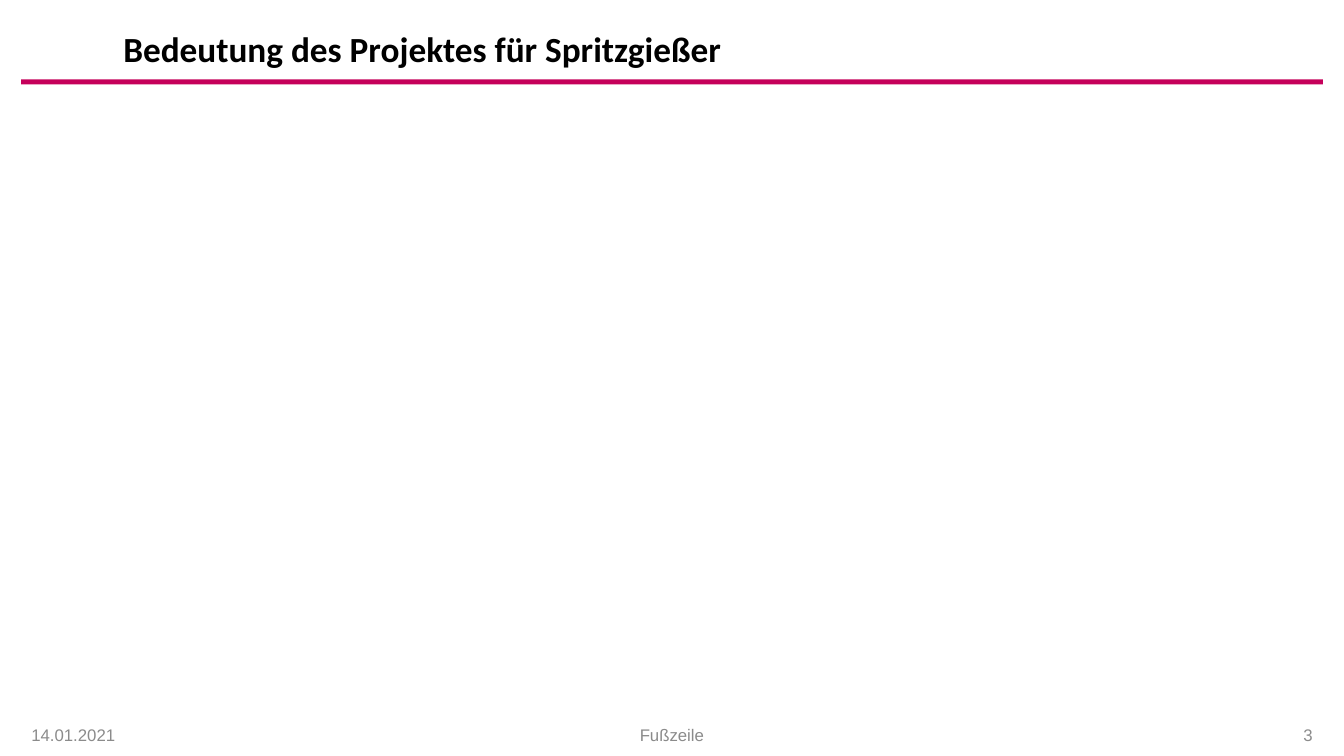
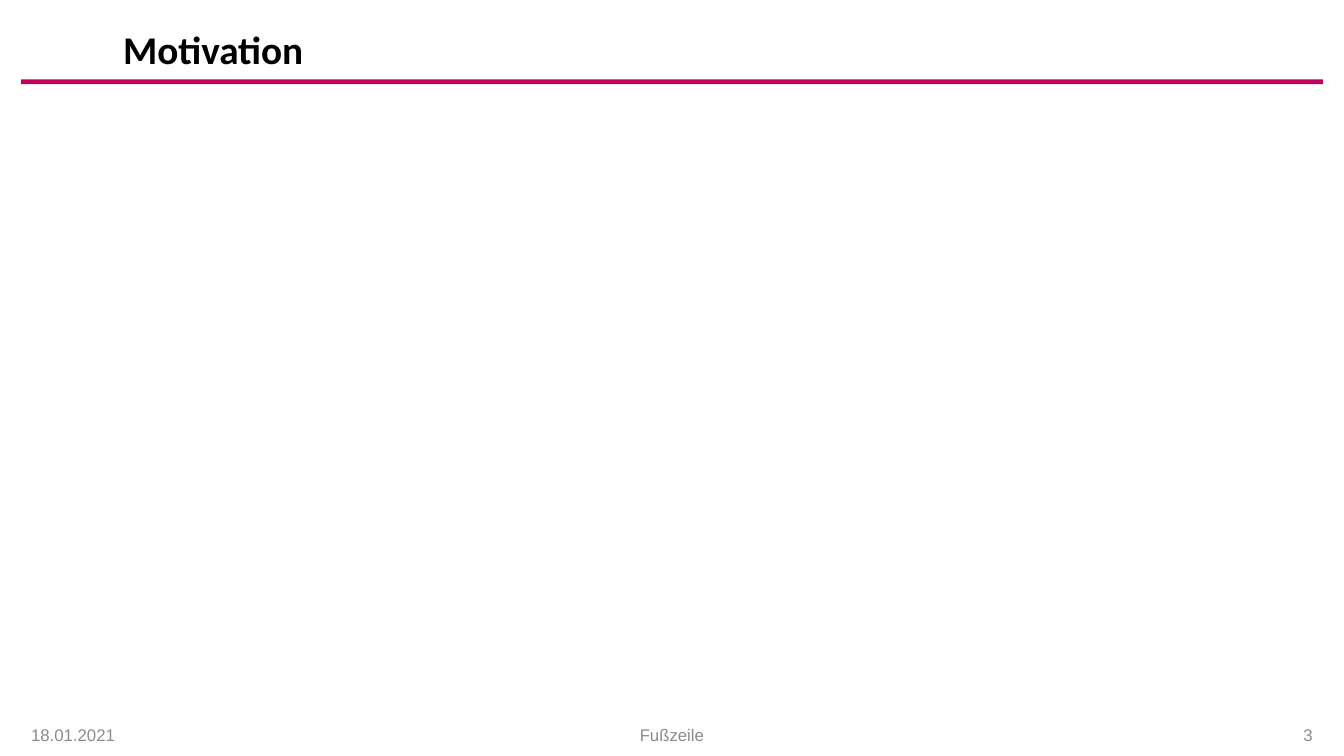
Before and after one commit to arehmer/DigitalTwinInjectionMoulding, a slide deck: slide 3 of Präsentationen/Kick-Off_Agenda.pptx. Drawn at 1344x756 pixels with LibreOffice and Linux fonts; fonts in the diff are those of the drawing; background and template pictures are left out. Boxes give left, top, right and bottom in pixels: in the first picture for what was removed or moved away, otherwise in the second. Text is boxed around its words. In the diff, an @@ line names an element or a change of style, - is before the commit and + after.

```diff
--- a/Präsentationen/Kick-Off_Agenda.pptx
+++ b/Präsentationen/Kick-Off_Agenda.pptx
@@ text at <box>123,36,303,65</box>: text changed; size 25.2 to 28 pt @@
-Bedeutung des Projektes für Spritzgießer
+Motivation
@@ text at <box>31,729,115,741</box>: text changed; text colour #8C8C8C to #8B8B8B @@
-14.01.2021
+18.01.2021
```
Also in this commit, not shown: 23 other slides changed, 1 slide added, 1 slide removed, 1 other file.
